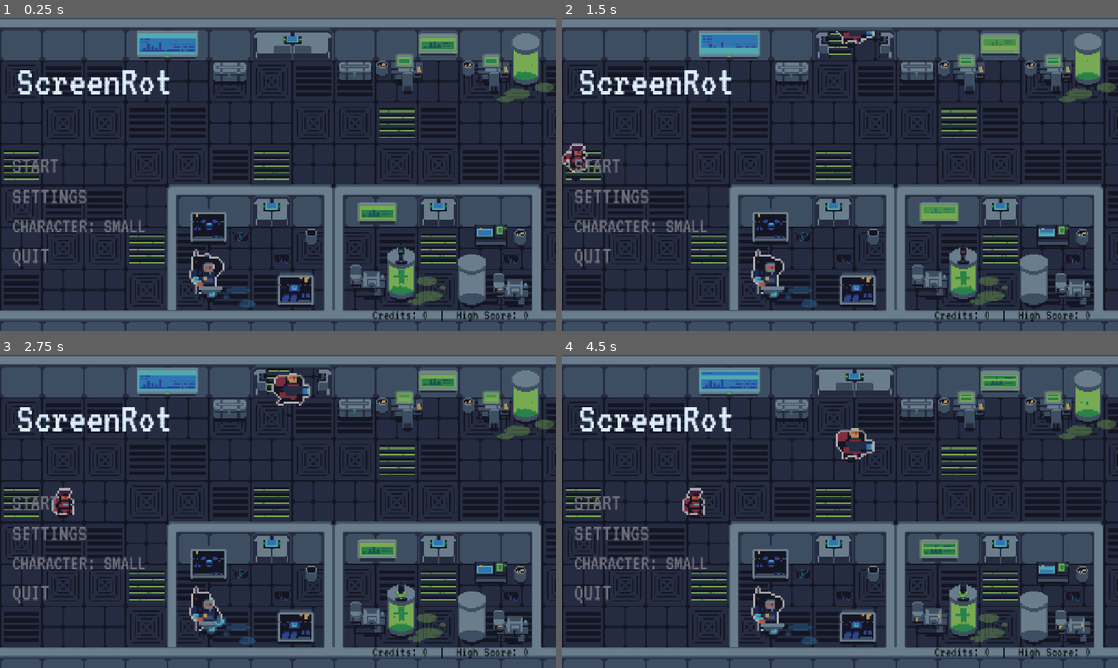
Above: before the commit, frames 1-4 (two rows, left to right).
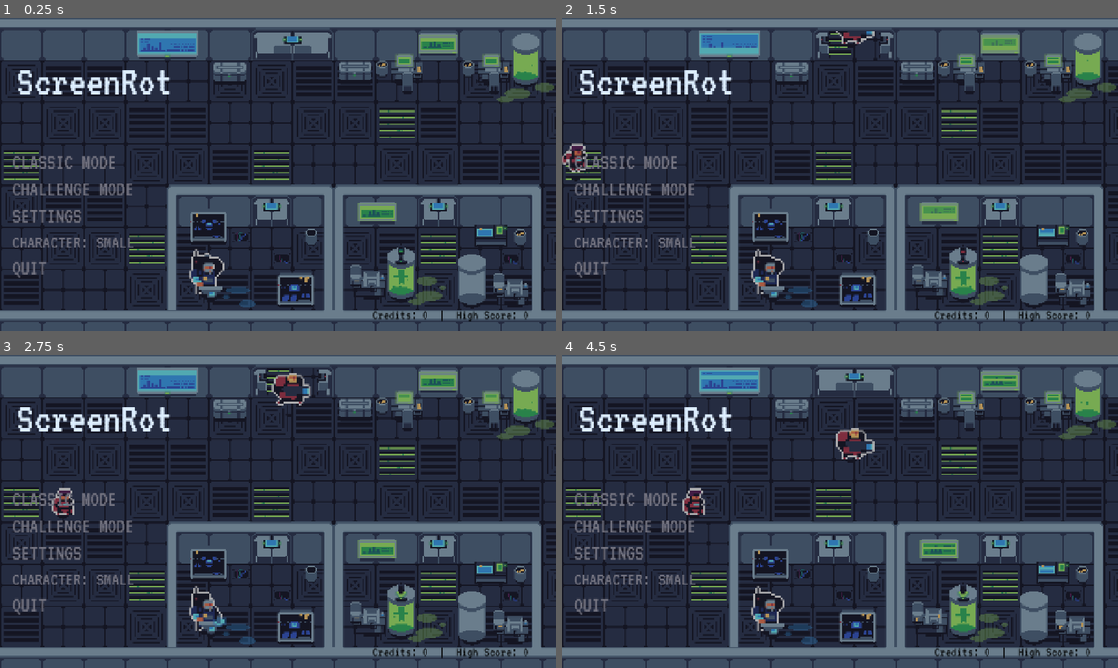
Above: after the commit, the same moments.

Repository: Gubari/ScreenRot
Game: Godot game, scene res://scenes/menus/main_menu.tscn
The game is run twice, just before and just after one commit, with the same random seed, the same clock (stepped at 60 frames per second) and the same inputs.
Inputs (mouse positions are in pixels of both pictures, inside the frame that each line leads up to):
- Up to frame 1 (0.25 s): no input
- Up to frame 2 (1.5 s): move the mouse to (962, 158) at 0.52 s; hold D (move_right) 0.53-1.28 s; tap Space (defrag) at 0.6 s; click (962, 158) at 0.67 s; move the mouse to (728, 190) at 1.27 s; hold S (move_down) from 1.28 s (still down); tap Shift (dash) at 1.35 s
- Up to frame 3 (2.75 s): tap Space (defrag) at 1.55, 2.1 s; move the mouse to (333, 442) at 2.02 s; release S (move_down) at 2.03 s; hold D (move_right) from 2.03 s (still down)
- Up to frame 4 (4.5 s): move the mouse to (812, 574) at 2.77 s; release D (move_right) at 2.78 s; hold W (move_up) 2.78-3.53 s; click (812, 574) at 2.85 s; tap Space (defrag) at 3.05, 3.8, 4.35 s; move the mouse to (1006, 558) at 3.52 s; hold U 3.53-4.28 s; hold A (move_left) from 3.53 s (still down); move the mouse to (673, 464) at 4.27 s

The runs differ from the first frame. In frame 1, 2.2% of the frame differs, in the area x 2-26%, y 44-83%; in frame 2, 2.1%; in frame 3, 2.1%; in frame 4, 2.2%.

Commit message:
Igrac2, 1 novi game mode

Diff:
--- a/project.godot
+++ b/project.godot
@@ -20,6 +20,7 @@
 SaveManager="*res://scripts/managers/save_manager.gd"
 AudioManager="*res://scripts/managers/audio_manager.gd"
 CursorManager="*res://scripts/managers/cursor_manager.gd"
+GameMode="*res://scripts/managers/game_mode.gd"
 
 [display]
 
--- a/scenes/menus/main_menu.tscn
+++ b/scenes/menus/main_menu.tscn
@@ -39,34 +39,40 @@
 anchor_top = 1.0
 anchor_bottom = 1.0
 offset_left = 28.0
-offset_top = -343.0
-offset_right = 368.0
-offset_bottom = -146.0
+offset_top = -413.0
+offset_right = 468.0
+offset_bottom = -116.0
 grow_vertical = 0
-theme_override_constants/separation = 16
+theme_override_constants/separation = 12
 
-[node name="StartLabel" type="Label" parent="MenuContainer" unique_id=2111579690]
+[node name="ClassicLabel" type="Label" parent="MenuContainer"]
 layout_mode = 2
 size_flags_horizontal = 0
-theme_override_font_sizes/font_size = 54
-text = "START"
+theme_override_font_sizes/font_size = 50
+text = "CLASSIC MODE"
+
+[node name="ChallengeLabel" type="Label" parent="MenuContainer"]
+layout_mode = 2
+size_flags_horizontal = 0
+theme_override_font_sizes/font_size = 50
+text = "CHALLENGE MODE"
 
 [node name="SettingsLabel" type="Label" parent="MenuContainer" unique_id=426461518]
 layout_mode = 2
 size_flags_horizontal = 0
-theme_override_font_sizes/font_size = 54
+theme_override_font_sizes/font_size = 50
 text = "SETTINGS"
 
 [node name="CharacterLabel" type="Label" parent="MenuContainer"]
 layout_mode = 2
 size_flags_horizontal = 0
-theme_override_font_sizes/font_size = 48
+theme_override_font_sizes/font_size = 44
 text = "CHARACTER: DEFAULT"
 
 [node name="QuitLabel" type="Label" parent="MenuContainer" unique_id=1983479547]
 layout_mode = 2
 size_flags_horizontal = 0
-theme_override_font_sizes/font_size = 54
+theme_override_font_sizes/font_size = 50
 text = "QUIT"
 
 [node name="StatsLabel" type="Label" parent="." unique_id=582545625]
--- a/scripts/enemies/enemy_base.gd
+++ b/scripts/enemies/enemy_base.gd
@@ -165,10 +165,19 @@
 	_drop_coin()
 	queue_free()
 
+func _get_drop_rates() -> Dictionary:
+	var game := get_tree().current_scene
+	if game and "wave_manager" in game and "current_wave" in game:
+		var wm: WaveManager = game.wave_manager
+		var wave: int = game.current_wave
+		return {"coin": wm.get_coin_drop_rate(wave), "defrag": wm.get_defrag_drop_rate(wave)}
+	return {"coin": 1.0, "defrag": 1.0}
+
 func _try_drop_defrag() -> void:
 	var chance := defrag_drop_chance
 	if player and "upgrade_defrag_drop_bonus" in player:
 		chance += player.upgrade_defrag_drop_bonus
+	chance *= _get_drop_rates().defrag
 	if randf() < chance:
 		var scene: PackedScene = preload("res://scenes/effects/defrag_pickup.tscn")
 		var pickup = scene.instantiate()
@@ -176,6 +185,8 @@
 		get_tree().current_scene.call_deferred("add_child", pickup)
 
 func _drop_coin() -> void:
+	if randf() > _get_drop_rates().coin:
+		return
 	var scene: PackedScene = preload("res://scenes/effects/coin_pickup.tscn")
 	var coin = scene.instantiate()
 	var offset := Vector2(randf_range(-50, 50), randf_range(-50, 50))
--- a/scripts/enemies/toxic_fly_egg.gd
+++ b/scripts/enemies/toxic_fly_egg.gd
@@ -39,6 +39,8 @@
 	_alive = false
 	_disable_collisions()
 	# Auto hatch should not count as a kill/debris event.
+	# Emit enemy_killed so the spawner decrements enemies_alive for the egg.
+	enemy_killed.emit(global_position, "")
 	if sprite:
 		sprite.visible = false
 	hatch_requested.emit(global_position)
@@ -53,6 +55,9 @@
 	_disable_collisions()
 	if sprite and sprite.sprite_frames and sprite.sprite_frames.has_animation("spawn_death"):
 		sprite.play("spawn_death")
+		sprite.animation_finished.connect(queue_free)
+	else:
+		queue_free()
 	# Screen debris + kill count; do NOT emit hatch_requested — fly never spawns.
 	enemy_killed.emit(global_position, "toxic_fly_egg")
 
--- a/scripts/managers/enemy_spawner.gd
+++ b/scripts/managers/enemy_spawner.gd
@@ -38,6 +38,7 @@
 				spawning = false
 
 func start_spawning(queue: Array) -> void:
+	enemies_alive = 0
 	spawn_queue = queue.duplicate(true)
 	spawning = true
 	if spawn_queue.size() > 0:
@@ -60,6 +61,7 @@
 	fly.global_position = pos
 	fly.enemy_killed.connect(_on_enemy_killed)
 	get_parent().get_node("Enemies").add_child(fly)
+	enemies_alive += 1
 
 func _get_spawn_position(type: String = "") -> Vector2:
 	if type == "toxic_fly":
@@ -142,8 +144,8 @@
 
 func _on_enemy_killed(pos: Vector2, type: String) -> void:
 	enemy_killed_global.emit(pos, type)
-	enemies_alive -= 1
-	if enemies_alive <= 0 and not spawning and spawn_queue.size() == 0:
+	enemies_alive = maxi(enemies_alive - 1, 0)
+	if enemies_alive == 0 and not spawning and spawn_queue.size() == 0:
 		all_enemies_dead.emit()
 
 func get_enemy_count() -> int:
--- a/scripts/managers/game_manager.gd
+++ b/scripts/managers/game_manager.gd
@@ -44,6 +44,8 @@
 
 func _ready() -> void:
 	_swap_player_if_needed()
+	# Configure wave manager based on selected game mode
+	wave_manager.is_endless_mode = GameMode.is_challenge()
 	# Generate dungeon map first
 	if dungeon_map and dungeon_map.has_method("generate"):
 		dungeon_map.generate()
@@ -258,6 +260,8 @@
 # ── Standard wave/enemy handling ──────────────────────────────
 
 func _on_enemy_killed(pos: Vector2, type: String) -> void:
+	if type == "":
+		return
 	kills_this_wave += 1
 	# Clean Kill upgrade: chance to skip debris
 	var skip_debris: bool = player.upgrade_clean_kill_chance > 0.0 and randf() < player.upgrade_clean_kill_chance
@@ -345,7 +349,9 @@
 		game_over_screen.show_game_over(player.score, run_credits)
 
 func _on_upgrade_chosen(upgrade_id: String) -> void:
-	_apply_upgrade(upgrade_id)
+	if upgrade_id != "":
+		_apply_upgrade(upgrade_id)
+	await get_tree().create_timer(2.5).timeout
 	start_next_wave()
 
 func _apply_upgrade(upgrade_id: String) -> void:
@@ -416,7 +422,10 @@
 		frag.queue_free()
 	SaveManager.add_credits(run_credits)
 	SaveManager.update_high_score(final_score)
-	game_over_screen.show_game_over(final_score, run_credits)
+	if GameMode.is_challenge():
+		game_over_screen.show_game_over(final_score, run_credits, "YOU DIED!", "Reached Wave " + str(current_wave))
+	else:
+		game_over_screen.show_game_over(final_score, run_credits)
 
 func _update_credits_display() -> void:
 	credits_label.text = "Credits: " + str(run_credits)
--- /dev/null
+++ b/scripts/managers/game_mode.gd
@@ -0,0 +1,14 @@
+extends Node
+
+## Global singleton that stores the selected game mode.
+## Set from the main menu before loading the game scene.
+
+enum Mode { CLASSIC, CHALLENGE }
+
+var current_mode: Mode = Mode.CLASSIC
+
+func is_challenge() -> bool:
+	return current_mode == Mode.CHALLENGE
+
+func is_classic() -> bool:
+	return current_mode == Mode.CLASSIC
--- a/scripts/managers/wave_data.gd
+++ b/scripts/managers/wave_data.gd
@@ -8,3 +8,7 @@
 ## Distance from camera center at which enemies spawn (in pixels).
 ## Low values (e.g. 5) = spawn right on the player. 0 = use default (600).
 @export var spawn_radius: float = 0.0
+## Multiplier for coin drop chance this wave. 1.0 = default, 0.3 = 70% less.
+@export_range(0.0, 2.0, 0.05) var coin_drop_rate: float = 1.0
+## Multiplier for defrag drop chance this wave. 1.0 = default, 0.6 = 40% less.
+@export_range(0.0, 2.0, 0.05) var defrag_drop_rate: float = 1.0
--- a/scripts/managers/wave_manager.gd
+++ b/scripts/managers/wave_manager.gd
@@ -4,8 +4,8 @@
 ## Manages wave configuration. Add WaveData resources to the waves array
 ## in the Inspector to define enemy spawn patterns for each wave.
 ##
-## If a wave number exceeds the configured waves, the last wave's data
-## is reused as a fallback (endless mode friendly).
+## In Classic mode, plays the configured waves in order.
+## In Challenge mode, generates endless waves with incrementally scaling difficulty.
 
 @export var waves: Array[WaveData] = []
 @export var is_endless_mode: bool = false
@@ -13,22 +13,31 @@
 ## Used when a WaveData doesn't set its own spawn_radius.
 @export var default_spawn_radius: float = 600.0
 
+## Enemy types available for challenge mode procedural waves (no boss).
+const CHALLENGE_ENEMY_TYPES: Array[String] = ["pixel_grunt", "static_walker", "bit_bug", "toxic_fly"]
+
+## Base enemy count for challenge mode wave 1.
+const CHALLENGE_BASE_COUNT: int = 8
+## How many extra enemies per wave in challenge mode.
+const CHALLENGE_COUNT_INCREMENT: int = 3
+## Max enemy types unlocked gradually (1 type at wave 1, all 4 by wave 4+).
+const CHALLENGE_TYPE_UNLOCK_RATE: int = 1
+
 ## Converts a WaveData resource into the spawn queue format
 ## that EnemySpawner expects: [{"type": String, "count": int, "delay": float}]
 func get_wave_data(wave_number: int) -> Array:
+	if is_endless_mode:
+		return _generate_challenge_wave(wave_number)
+
 	if waves.is_empty():
 		push_warning("WaveManager: No waves configured!")
 		return []
 
 	var index := wave_number - 1
 
-	if is_endless_mode:
-		# Endless: reuse last wave when we run out
-		index = clampi(index, 0, waves.size() - 1)
-	else:
-		# Fixed: return empty if wave exceeds configured count
-		if index < 0 or index >= waves.size():
-			return []
+	# Fixed: return empty if wave exceeds configured count
+	if index < 0 or index >= waves.size():
+		return []
 
 	var wave: WaveData = waves[index]
 	var queue: Array = []
@@ -43,12 +52,18 @@
 	return queue
 
 func get_wave_name(wave_number: int) -> String:
+	if is_endless_mode:
+		return "Wave " + str(wave_number)
+
 	var index := clampi(wave_number - 1, 0, waves.size() - 1)
 	if not waves.is_empty() and waves[index].wave_name != "":
 		return waves[index].wave_name
 	return "Wave " + str(wave_number)
 
 func get_spawn_radius(wave_number: int) -> float:
+	if is_endless_mode:
+		return default_spawn_radius
+
 	if waves.is_empty():
 		return default_spawn_radius
 	var index := clampi(wave_number - 1, 0, waves.size() - 1)
@@ -63,4 +78,71 @@
 	return current_wave < waves.size()
 
 func get_total_waves() -> int:
+	if is_endless_mode:
+		return -1  # infinite
 	return waves.size()
+
+## Returns the coin drop rate multiplier for the given wave.
+func get_coin_drop_rate(wave_number: int) -> float:
+	if is_endless_mode:
+		return 0.3  # 70% reduction in endless mode
+	if waves.is_empty():
+		return 1.0
+	var index := clampi(wave_number - 1, 0, waves.size() - 1)
+	return waves[index].coin_drop_rate
+
+## Returns the defrag drop rate multiplier for the given wave.
+func get_defrag_drop_rate(wave_number: int) -> float:
+	if is_endless_mode:
+		if wave_number > 9:
+			return 0.6  # 40% reduction after wave 9
+		return 1.0
+	if waves.is_empty():
+		return 1.0
+	var index := clampi(wave_number - 1, 0, waves.size() - 1)
+	return waves[index].defrag_drop_rate
+
+## Generates a procedural wave for challenge/endless mode.
+## Enemies scale up incrementally each wave. New enemy types unlock gradually.
+func _generate_challenge_wave(wave_number: int) -> Array:
+	var queue: Array = []
+
+	# Total enemy budget for this wave
+	var total_enemies: int = CHALLENGE_BASE_COUNT + (wave_number - 1) * CHALLENGE_COUNT_INCREMENT
+
+	# How many enemy types are unlocked (1 at wave 1, +1 per wave, max all)
+	var unlocked_count: int = clampi(wave_number, 1, CHALLENGE_ENEMY_TYPES.size())
+	var available_types: Array[String] = []
+	for i in unlocked_count:
+		available_types.append(CHALLENGE_ENEMY_TYPES[i])
+
+	# Distribute enemies across available types
+	@warning_ignore("integer_division")
+	var per_type: int = total_enemies / available_types.size()
+	var remainder: int = total_enemies % available_types.size()
+
+	# First spawn group: immediate (delay 0)
+	# Subsequent groups: staggered delays for pacing
+	for i in available_types.size():
+		var count: int = per_type + (1 if i < remainder else 0)
+		if count <= 0:
+			continue
+		var delay: float = 0.0 if i == 0 else (i * 1.5)
+		queue.append({
+			"type": available_types[i],
+			"count": count,
+			"delay": delay,
+		})
+
+	# Every 3rd wave, add a second reinforcement group with a longer delay
+	if wave_number >= 3 and wave_number % 3 == 0:
+		@warning_ignore("integer_division")
+		var reinforcement_count: int = clampi(wave_number / 2, 3, 25)
+		var reinforcement_type: String = available_types[randi() % available_types.size()]
+		queue.append({
+			"type": reinforcement_type,
+			"count": reinforcement_count,
+			"delay": 5.0,
+		})
+
+	return queue
--- a/scripts/menus/main_menu.gd
+++ b/scripts/menus/main_menu.gd
@@ -1,6 +1,7 @@
 extends Control
 
-@onready var start_label: Label = $MenuContainer/StartLabel
+@onready var classic_label: Label = $MenuContainer/ClassicLabel
+@onready var challenge_label: Label = $MenuContainer/ChallengeLabel
 @onready var settings_label: Label = $MenuContainer/SettingsLabel
 @onready var character_label: Label = $MenuContainer/CharacterLabel
 @onready var quit_label: Label = $MenuContainer/QuitLabel
@@ -14,7 +15,8 @@
 
 func _ready() -> void:
 	menu_items = [
-		{"label": start_label, "text": "START", "action": _on_start},
+		{"label": classic_label, "text": "CLASSIC MODE", "action": _on_classic},
+		{"label": challenge_label, "text": "CHALLENGE MODE", "action": _on_challenge},
 		{"label": settings_label, "text": "SETTINGS", "action": _on_settings},
 		{"label": character_label, "text": "CHARACTER", "action": _on_character_shop},
 		{"label": quit_label, "text": "QUIT", "action": _on_quit},
@@ -63,7 +65,12 @@
 func _on_credits_changed(_amount: int) -> void:
 	_update_stats()
 
-func _on_start() -> void:
+func _on_classic() -> void:
+	GameMode.current_mode = GameMode.Mode.CLASSIC
+	get_tree().change_scene_to_file("res://scenes/game.tscn")
+
+func _on_challenge() -> void:
+	GameMode.current_mode = GameMode.Mode.CHALLENGE
 	get_tree().change_scene_to_file("res://scenes/game.tscn")
 
 func _on_settings() -> void:
--- a/scripts/menus/upgrade_select.gd
+++ b/scripts/menus/upgrade_select.gd
@@ -89,8 +89,17 @@
 	available.shuffle()
 	current_picks = available.slice(0, 3)
 
+	# No upgrades left — skip straight to next wave
+	if current_picks.is_empty():
+		upgrade_chosen.emit("")
+		return
+
 	for i in 3:
-		_fill_card(cards[i], current_picks[i])
+		if i < current_picks.size():
+			_fill_card(cards[i], current_picks[i])
+			cards[i].visible = true
+		else:
+			cards[i].visible = false
 
 	visible = true
 	get_tree().paused = true
Not shown, added: scripts/managers/game_mode.gd.uid
